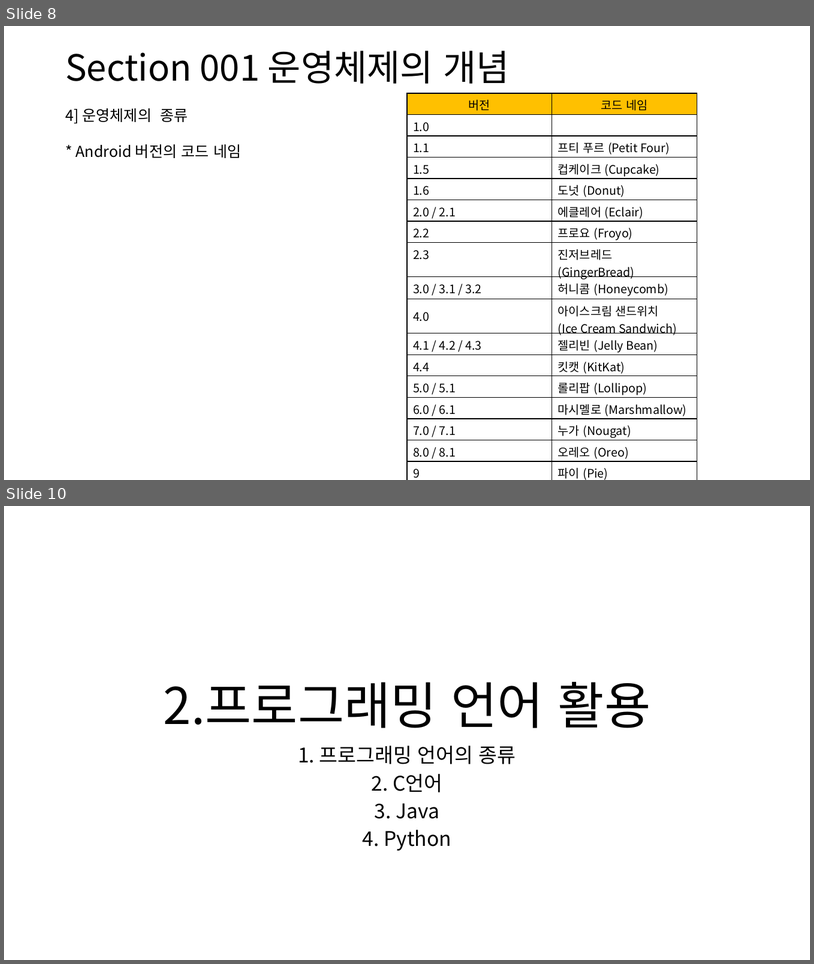
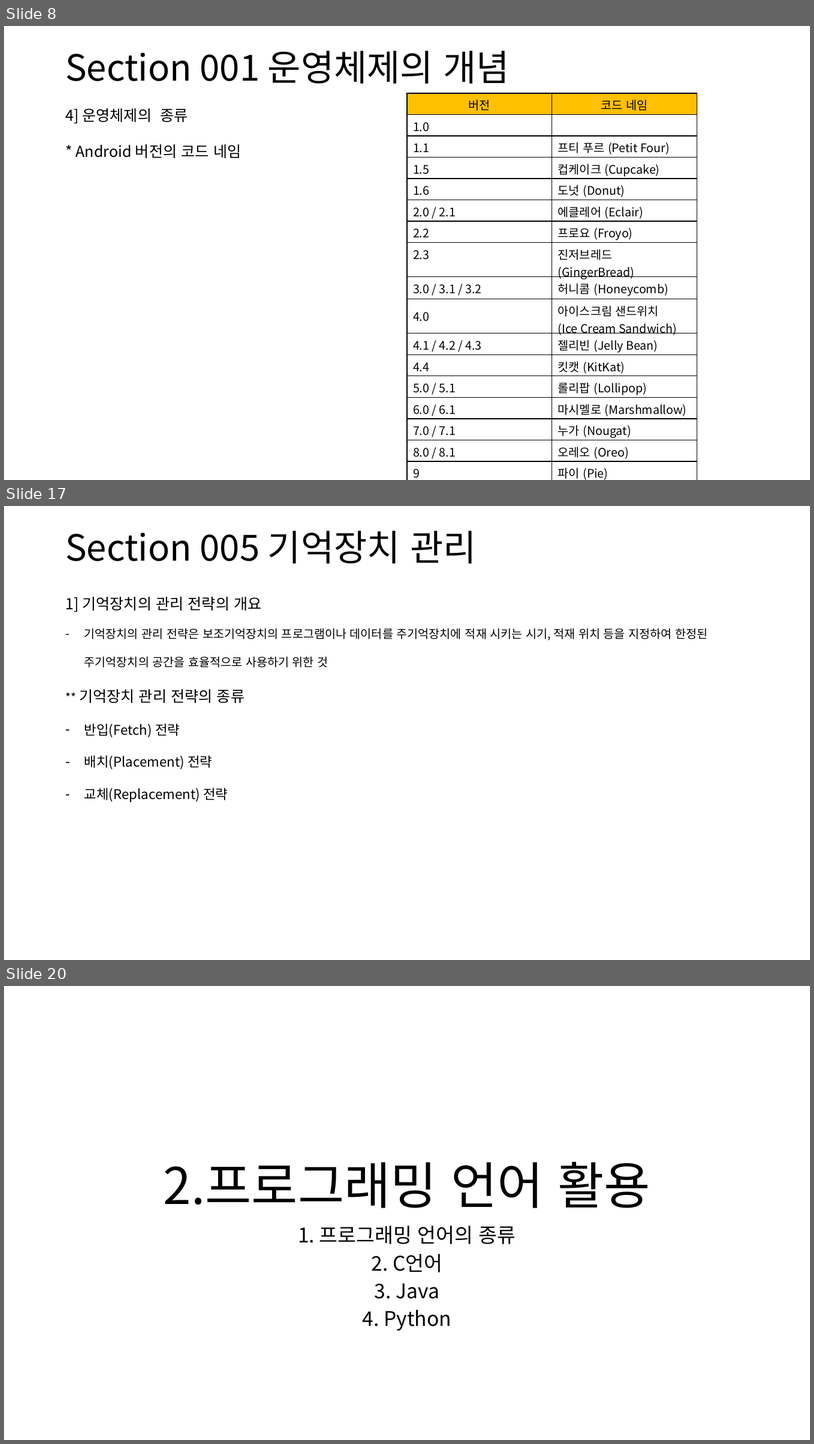
Before and after one commit to DreamSH-J/Certification, a slide deck: 실기 정리/정보처리 기능사 실기.pptx. Shown one above the other, each under a label of ours: slides 8 and 10 before the commit, slides 8, 17 and 20 after it; the slides between them are not shown. The pictures are 814x964 and 814x1444 pixels, drawn with LibreOffice and Linux fonts; fonts in the diff are those of the drawing. Boxes give left, top, right and bottom in pixels: in the first picture for what was removed or moved away, otherwise in the second. Text is boxed around its words. In the diff, an @@ line names an element or a change of style, - is before the commit and + after.

```diff
--- a/실기 정리/정보처리 기능사 실기.pptx
+++ b/실기 정리/정보처리 기능사 실기.pptx
@@ slide 17 added at [4,506,810,960], background #FFFFFF @@
@@ text added at [65,531,476,564], 42.9 pt, text #000000 @@
+Section 005 기억장치 관리
@@ text added at [65,597,708,802], 14 pt, text #000000 @@
+1] 기억장치의 관리 전략의 개요
+– 기억장치의 관리 전략은 보조기억장치의 프로그램이나 데이터를 주기억장치에 적재 시키는 시기, 적재 위치 등을 지정하여 한정된 주기억장치의 공간을 효율적으로 사용하기 위한 것
+** 기억장치 관리 전략의 종류
+– 반입(Fetch) 전략
+– 배치(Placement) 전략
+– 교체(Replacement) 전략
@@ what was slide 10 is now slide 20 @@
```
Also in this commit, not shown: 2 slides changed, 9 other slides added.
